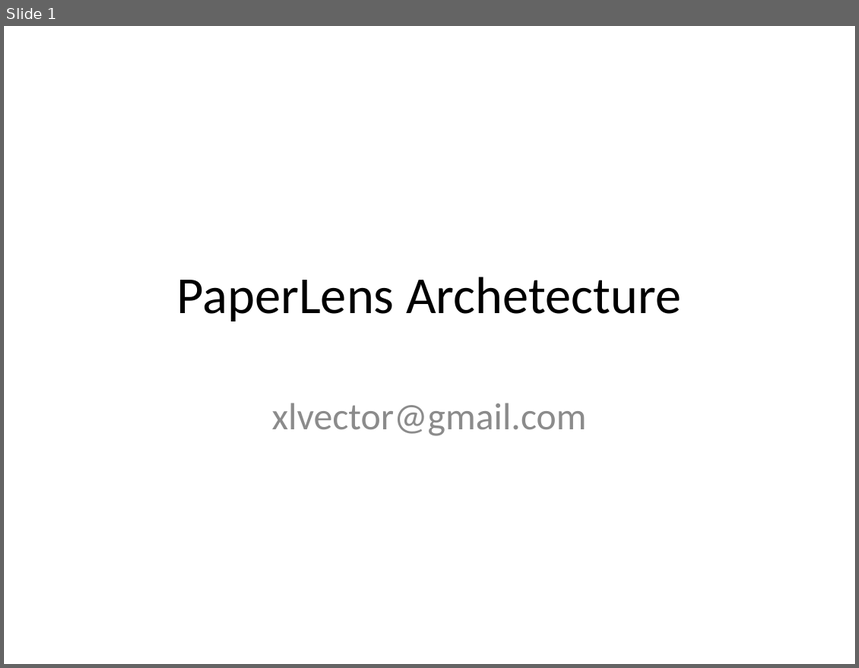
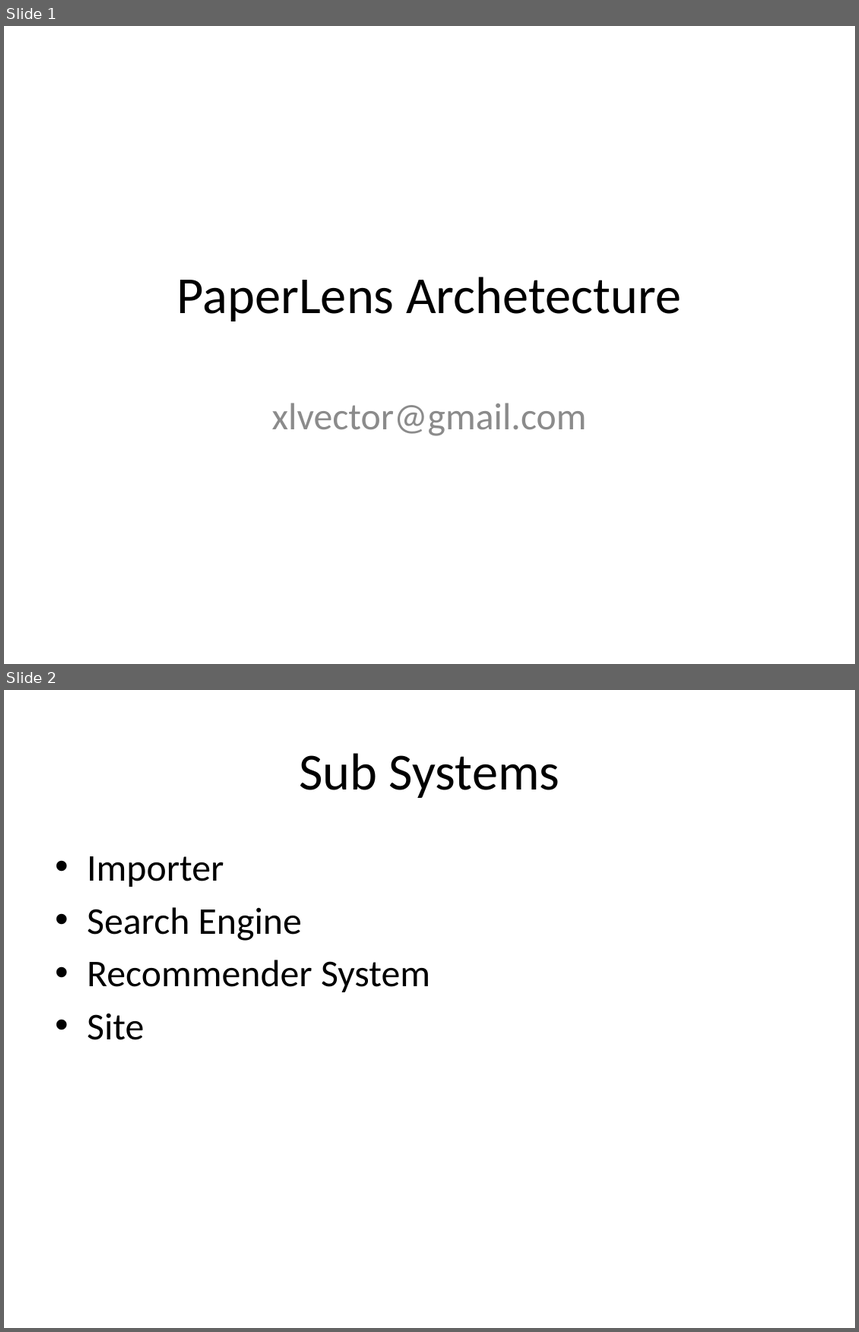
Before and after one commit to amumu-dev/paperlens, a slide deck: doc/PPT/PaperLens Archetecture.pptx. Shown one above the other, each under a label of ours: slide 1 before the commit, slides 1 and 2 after it. The pictures are 859x668 and 859x1332 pixels, drawn with LibreOffice and Linux fonts; fonts in the diff are those of the drawing. Boxes give left, top, right and bottom in pixels: in the first picture for what was removed or moved away, otherwise in the second. Text is boxed around its words. In the diff, an @@ line names an element or a change of style, - is before the commit and + after.

```diff
--- a/doc/PPT/PaperLens Archetecture.pptx
+++ b/doc/PPT/PaperLens Archetecture.pptx
@@ slide 2 added at bbox=[4, 690, 855, 1328], background #FFFFFF @@
@@ title added at bbox=[299, 753, 560, 798], 44 pt, text #000000 @@
+Sub Systems
@@ text added at bbox=[87, 856, 430, 1040], 32 pt, text #000000 @@
+• Importer
+• Search Engine
+• Recommender System
+• Site
```
Also in this commit, not shown: 10 other slides added.
